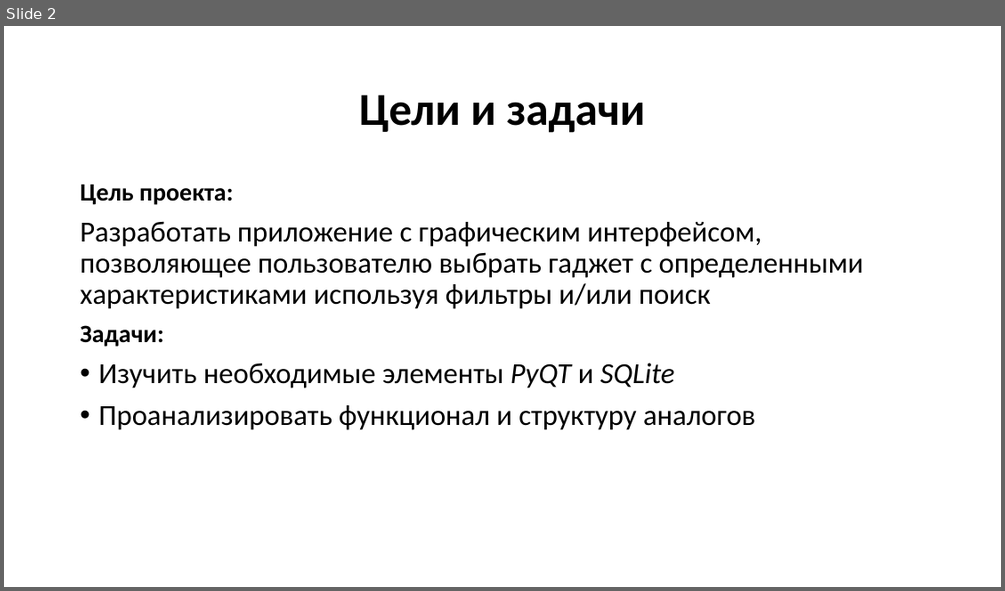
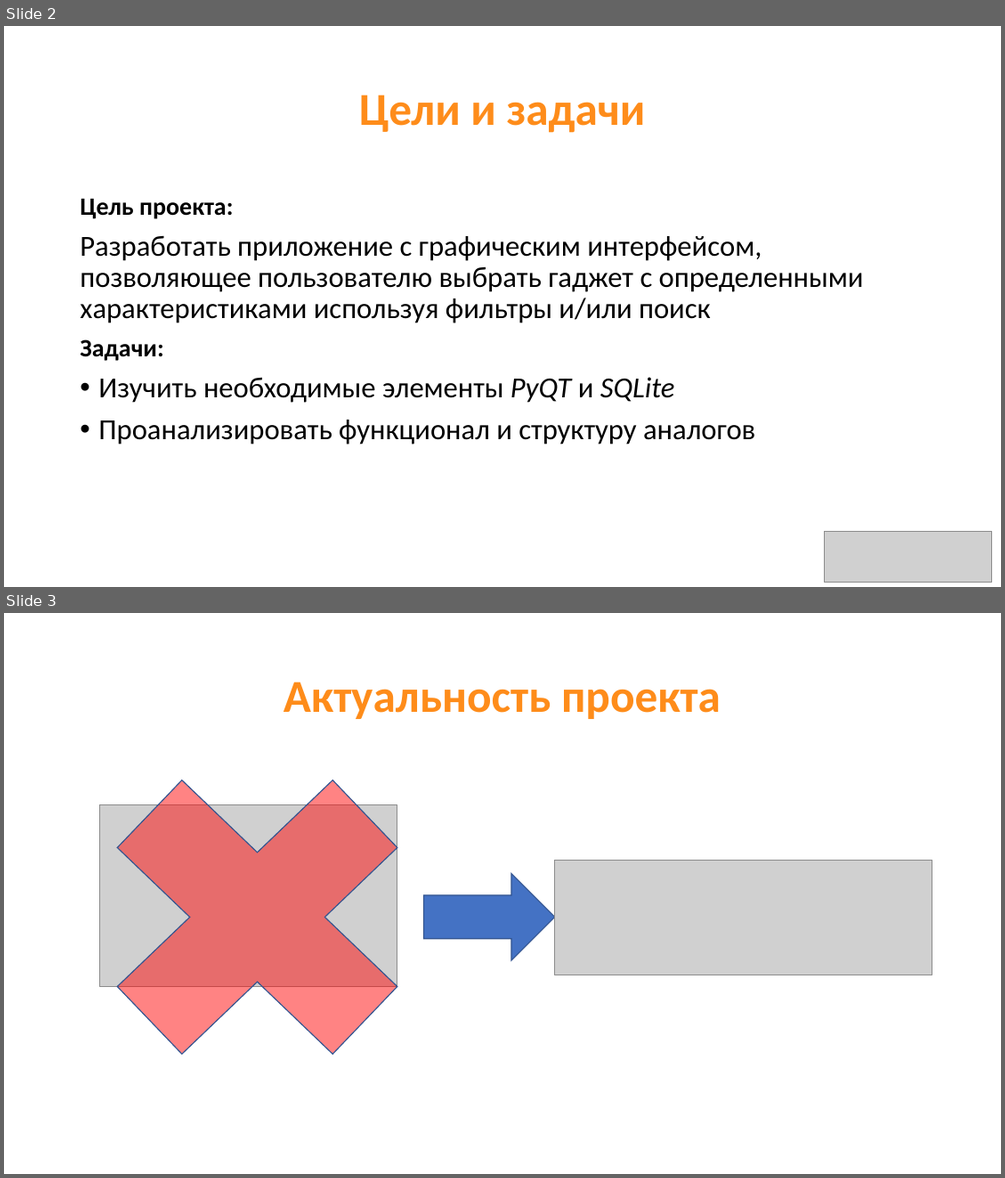
Before and after one commit to aaalace/D-Compare, a slide deck: presentation.pptx. Shown one above the other, each under a label of ours: slide 2 before the commit, slides 2 and 3 after it. The pictures are 1005x591 and 1005x1178 pixels, drawn with LibreOffice and Linux fonts; fonts in the diff are those of the drawing; grey boxes stand for pictures. Boxes give left, top, right and bottom in pixels: in the first picture for what was removed or moved away, otherwise in the second. Text is boxed around its words. In the diff, an @@ line names an element or a change of style, - is before the commit and + after.

```diff
--- a/presentation.pptx
+++ b/presentation.pptx
@@ slide 3 added at [4,613,1001,1174], background #FFFFFF @@
@@ title added at [283,682,720,719], 44 pt, text #FE8C1A, bold @@
+Актуальность проекта
@@ cross added at [50,718,465,1116], fill #FF0909 at 50% opacity, outline #325491 1 pt @@
@@ picture added at [100,804,397,985] @@
@@ right arrow added at [423,873,554,960], fill #4472C4, outline #325491 1 pt @@
@@ picture added at [555,860,933,975] @@
@@ slide 2 changed as well @@
@@ title "Цели и задачи" at [359,95,646,133]: text colour #000000 to #FE8C1A @@
@@ text "Цель проекта:": place and size @@
-text "Цель проекта:" at [80,184,864,430]
+text "Цель проекта:" at [80,199,864,444]
@@ picture added at [825,532,991,582] @@
```
Also in this commit, not shown: 7 other slides changed, 2 other slides added, 1 other file.
